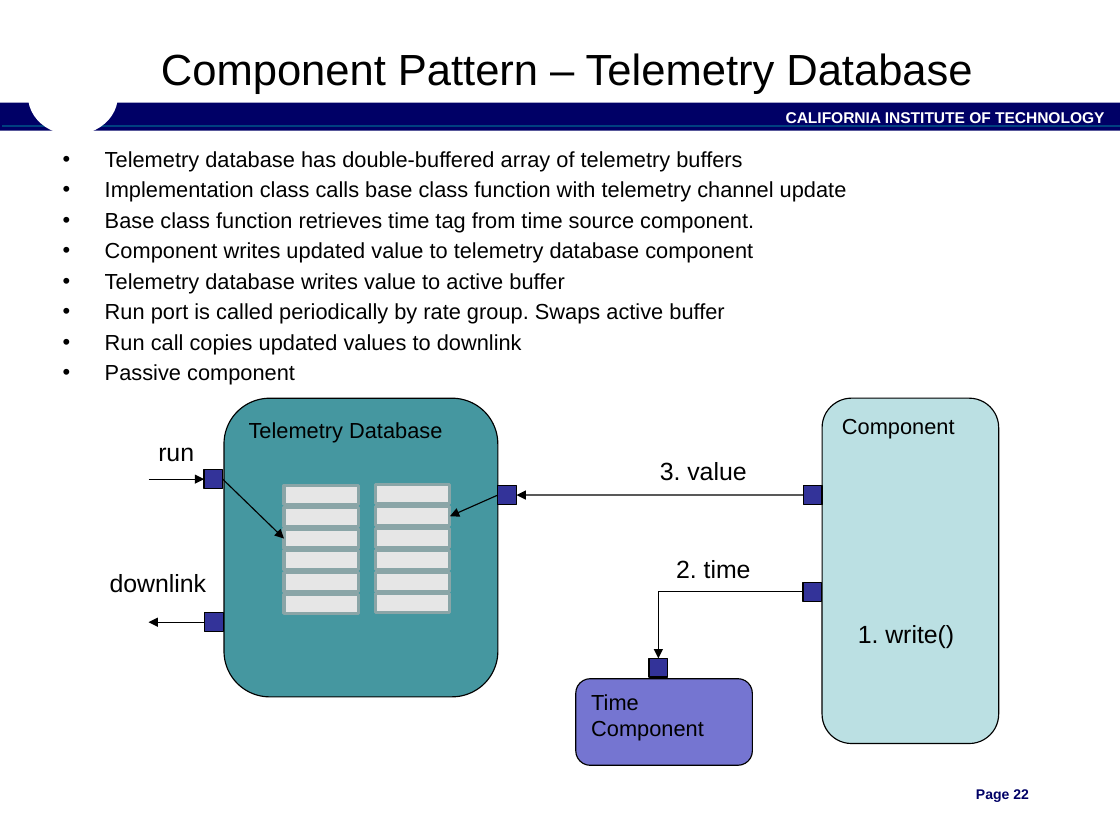
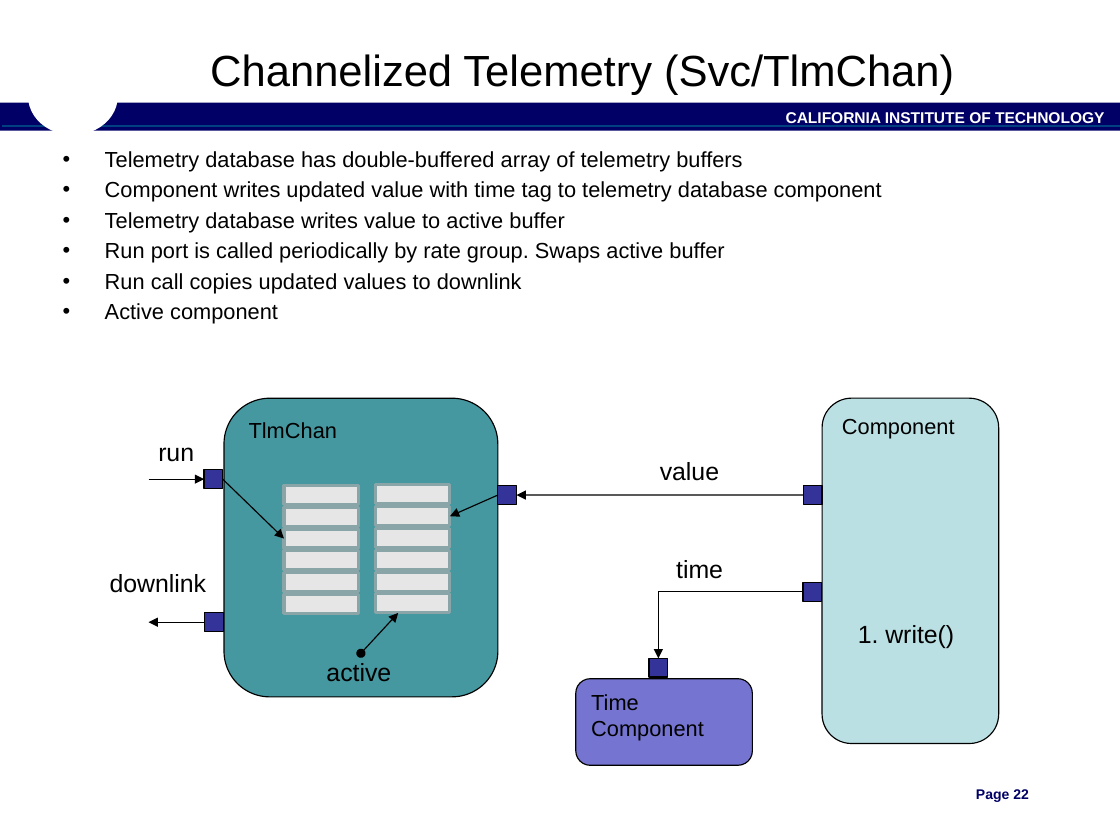
Before and after one commit to nasa/fprime, a slide deck: slide 22 of docs/Architecture/FPrimeSoftwareArchitecture.pptx. Drawn at 1120x840 pixels with LibreOffice and Linux fonts; fonts in the diff are those of the drawing; background and template pictures are left out. Boxes give left, top, right and bottom in pixels: in the first picture for what was removed or moved away, otherwise in the second. Text is boxed around its words. In the diff, an @@ line names an element or a change of style, - is before the commit and + after.

```diff
--- a/docs/Architecture/FPrimeSoftwareArchitecture.pptx
+++ b/docs/Architecture/FPrimeSoftwareArchitecture.pptx
@@ title at (x1=210, y1=54, x2=954, y2=95): text changed @@
-Component Pattern – Telemetry Database
+Channelized Telemetry (Svc/TlmChan)
@@ text at (x1=105, y1=181, x2=882, y2=202): text changed @@
-• Implementation class calls base class function with telemetry channel update
-• Base class function retrieves time tag from time source component.
-• Component writes updated value to telemetry database component
+• Component writes updated value with time tag to telemetry database component
@@ text at (x1=105, y1=303, x2=278, y2=324): text changed @@
-• Passive component
+• Active component
@@ text in rounded rectangle at (x1=249, y1=422, x2=337, y2=438): text changed @@
-Telemetry Database
+TlmChan
@@ text at (x1=660, y1=462, x2=719, y2=481): text changed @@
-3. value
+value
@@ text at (x1=676, y1=560, x2=723, y2=579): text changed @@
-2. time
+time
@@ double arrow added from (361, 653) to (399, 613), #000000 0.75 pt @@
@@ text added at (x1=326, y1=663, x2=391, y2=681), 16 pt, text #000000 @@
+active
```
Also in this commit, not shown: 20 other slides changed, 7 slides added.
